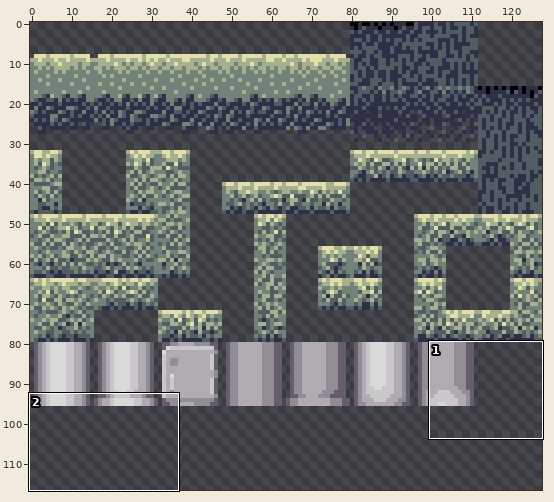
Pixel-art file -- Tilesets/Above Ground.aseprite. Above: a wide view before the commit, with the close-up outlined.
Close-up. First the earlier version:
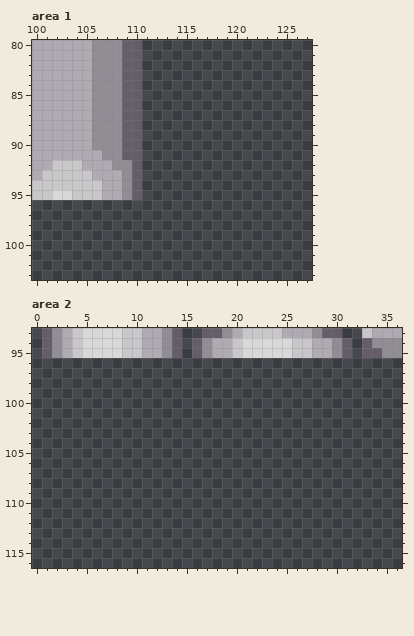
128x128 pixels, 1 frame. Shown: area 1: x 100..127, y 80..103; area 2: x 0..36, y 93..116. The wide view leaves out empty margins.
New version:
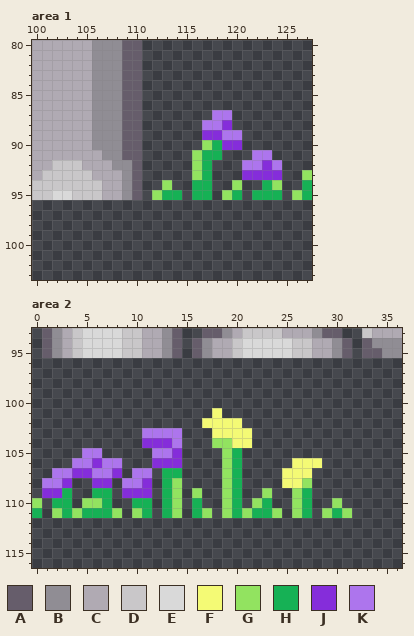
Palette (. is transparent): A #665d6b  B #908d94  C #b0aab3  D #c9c7c9  E #d9d9d9  F #f4fa75  G #92e360  H #16b155  J #852dda  K #ad75ed
From old to new:
--- area 1
@@ x 110..127 @@
  86 A.................
- 87 A.................
- 88 A.................
- 89 A.................
- 90 A.................
- 91 A.................
- 92 A.................
- 93 A.................
- 94 A.................
- 95 A.................
+ 87 A.......KK........
+ 88 A......KKJ........
+ 89 A......JJKK.......
+ 90 A......GHJJ.......
+ 91 A.....GHH...KK....
+ 92 A.....GH...KKJK...
+ 93 A.....GH...JJJJ..G
+ 94 A..G..HH..G..HG..H
+ 95 A.GHH.HH.GH.HHH.GH
  96 ..................
--- area 2
@@ x 0..36 @@
 100 .....................................
-101 .....................................
-102 .....................................
-103 .....................................
-104 .....................................
-105 .....................................
-106 .....................................
-107 .....................................
-108 .....................................
-109 .....................................
-110 .....................................
-111 .....................................
+101 ..................F..................
+102 .................FFFF................
+103 ...........KKKK...FFFF...............
+104 ...........JJJK...GGFF...............
+105 .....KK.....KKJ....GH................
+106 ....KKJKK...JJJ....GH.....FFF........
+107 ..KKJJKKJ.KK.HH....GH....FFF.........
+108 .KKJ..JJ.KKJ.HG....GH....FFG.........
+109 .JJH..HH.JJJ.HG.G..GH..G..GH.........
+110 G.HH.GGH..HH.HG.H..GH.GH..GH..G......
+111 H.GHGHHHG.GH.HG.HG.GHGHHG.GH.GHG.....
 112 .....................................
Pixel boxes of the changes (left, top, right, bottom) in both close-ups:
added: (152, 110, 312, 200)
added: (32, 408, 352, 518)
